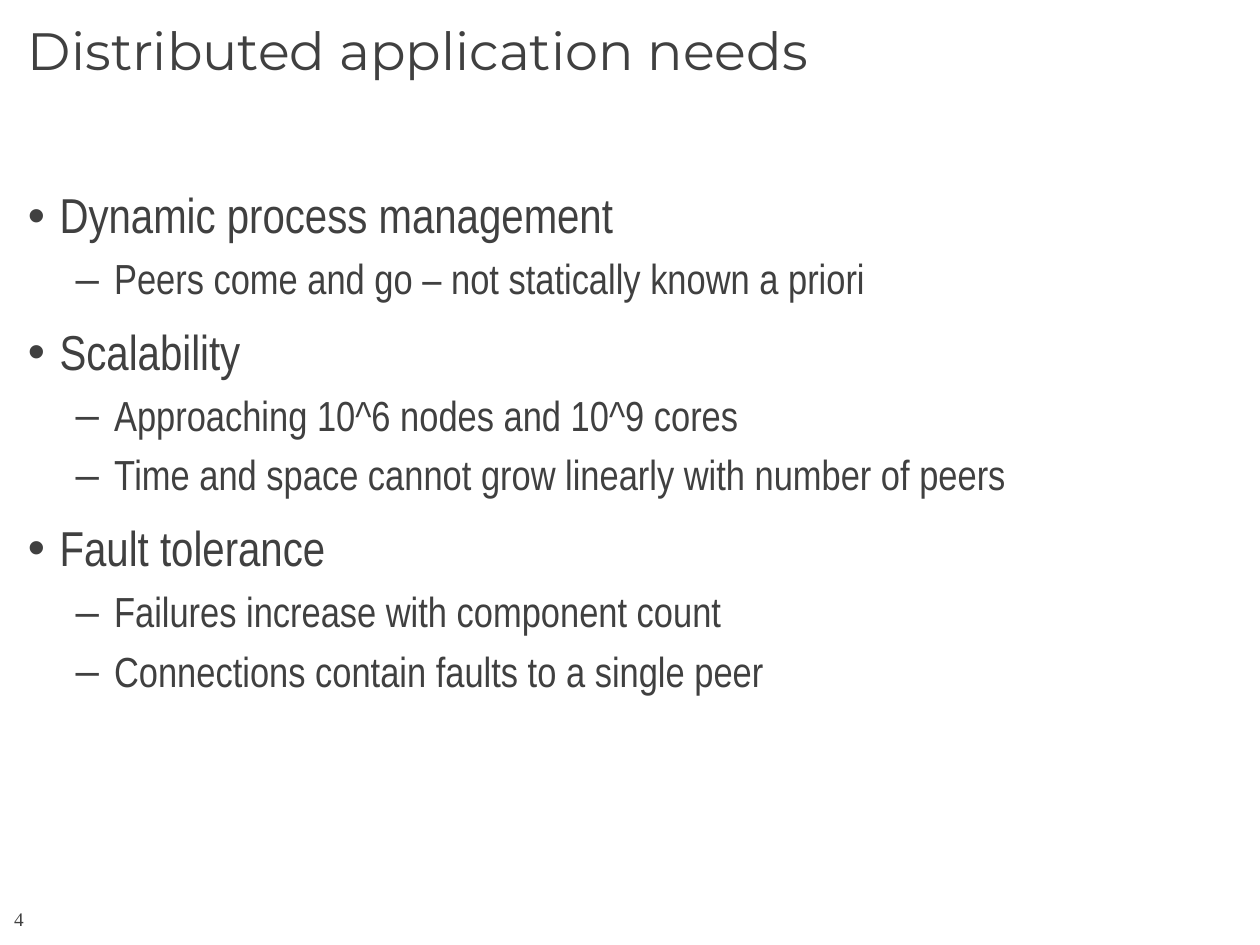
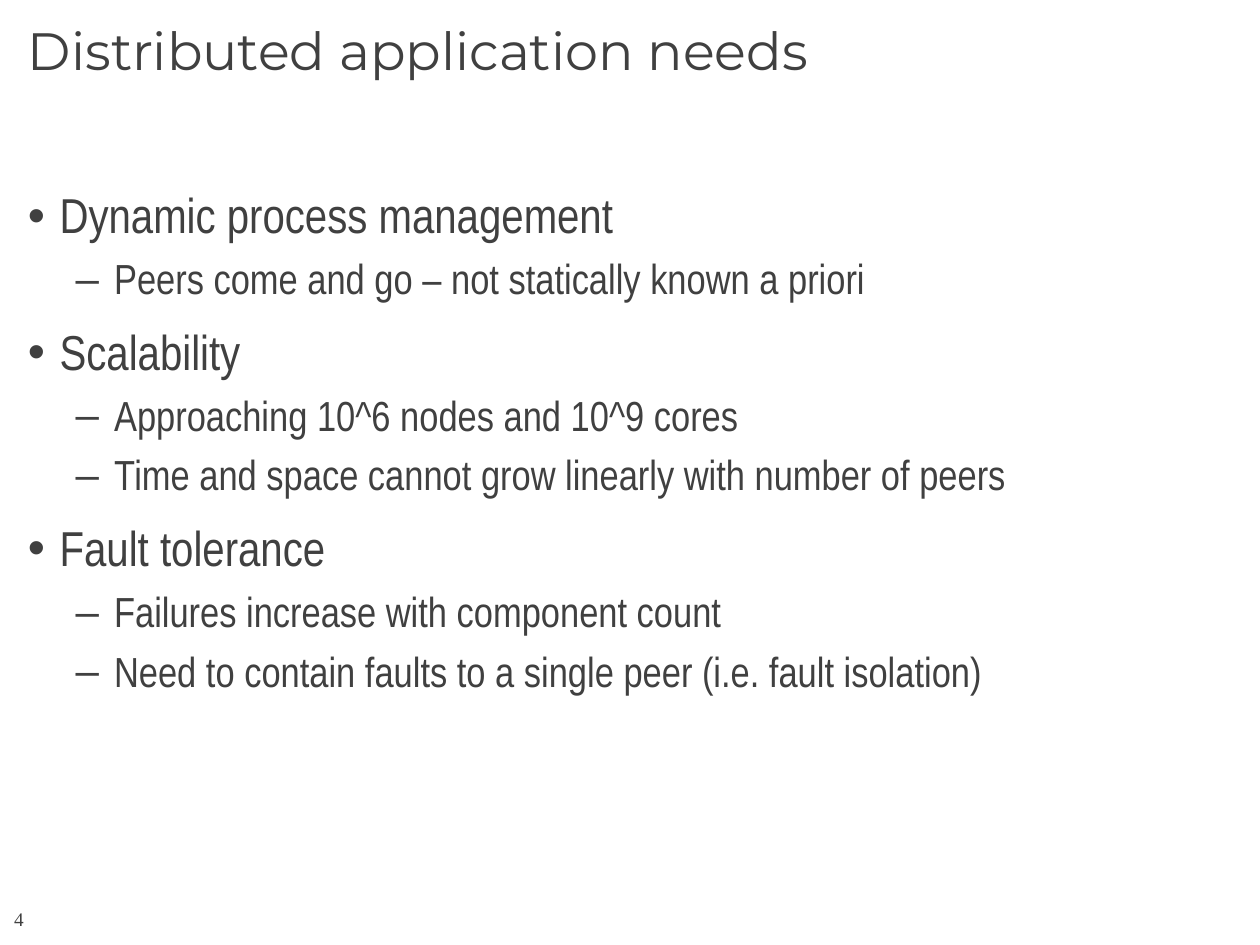
Before and after one commit to CCI/pub, a slide deck: slide 4 of slides/HotI-2011/2011-HotI-CCI-OLCF.pptx. Drawn at 1260x945 pixels with LibreOffice and Linux fonts; fonts in the diff are those of the drawing; background and template pictures are left out. Boxes give left, top, right and bottom in pixels: in the first picture for what was removed or moved away, otherwise in the second. Text is boxed around its words. In the diff, an @@ line names an element or a change of style, - is before the commit and + after.

```diff
--- a/slides/HotI-2011/2011-HotI-CCI-OLCF.pptx
+++ b/slides/HotI-2011/2011-HotI-CCI-OLCF.pptx
@@ text at bbox=[114, 656, 982, 695]: text changed @@
-  – Connections contain faults to a single peer
+  – Need to contain faults to a single peer (i.e. fault isolation)
```
Also in this commit, not shown: 7 other slides changed.
